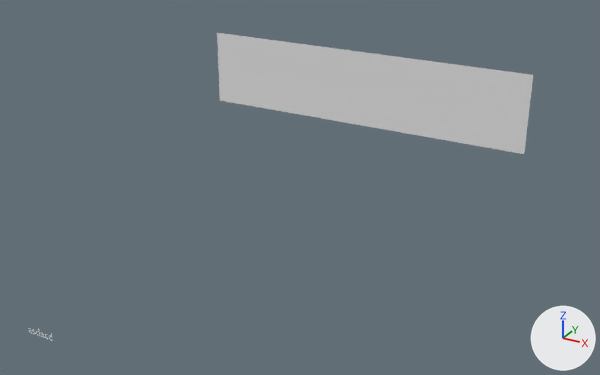
A saved change to the Blender file AddonPractice.blend.
One viewpoint serves both versions: a 50 mm camera at (4.48, -3.89, 3.49) aimed at (2.16, 0.33, 1.39). Arrows for +X, +Y and +Z are at lower right; the lights stay in place. The same objects are shown in both versions, whatever each file hides.

Objects in the first picture: 'Mouths Control Board Plane'.
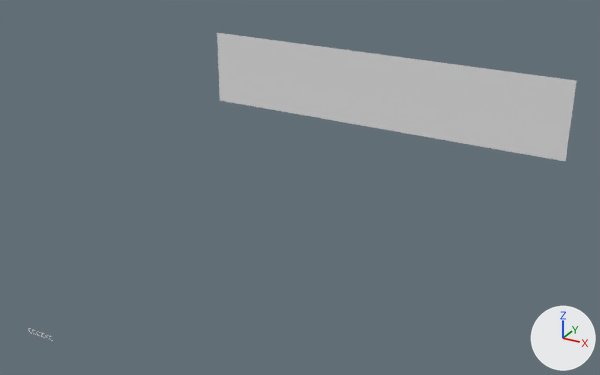
Pixel boxes (x1, y1, x2, y2) of what changed, in the pictures (600 x 375 px):
'Mouths Control Board Plane', reshaped (14% wider, 7% taller): before (217, 33, 533, 154); after (217, 33, 577, 162)

The change in detail:
me_plane_017 has 4 vertices, 1 face and spans x 0.0..1.8, y -0.4..0.0, z 0.0.
me_plane_017 is used by ob_mouths_control_board_plane; location (1.8, 0.0, 2.4); rotation (1.571, 0.0, 0.0), in degrees (90, 0, 0).
Part 1, on me_plane_017:
Vertex 1 of me_plane_017 moves from (1.8, -0.4, 0.0) at pixel (524, 154) to (2.0, -0.4, 0.0) at pixel (565, 161).
Vertex 3 of me_plane_017 moves from (1.8, 0.0, 0.0) at pixel (533, 74) to (2.0, 0.0, 0.0) at pixel (576, 80).
